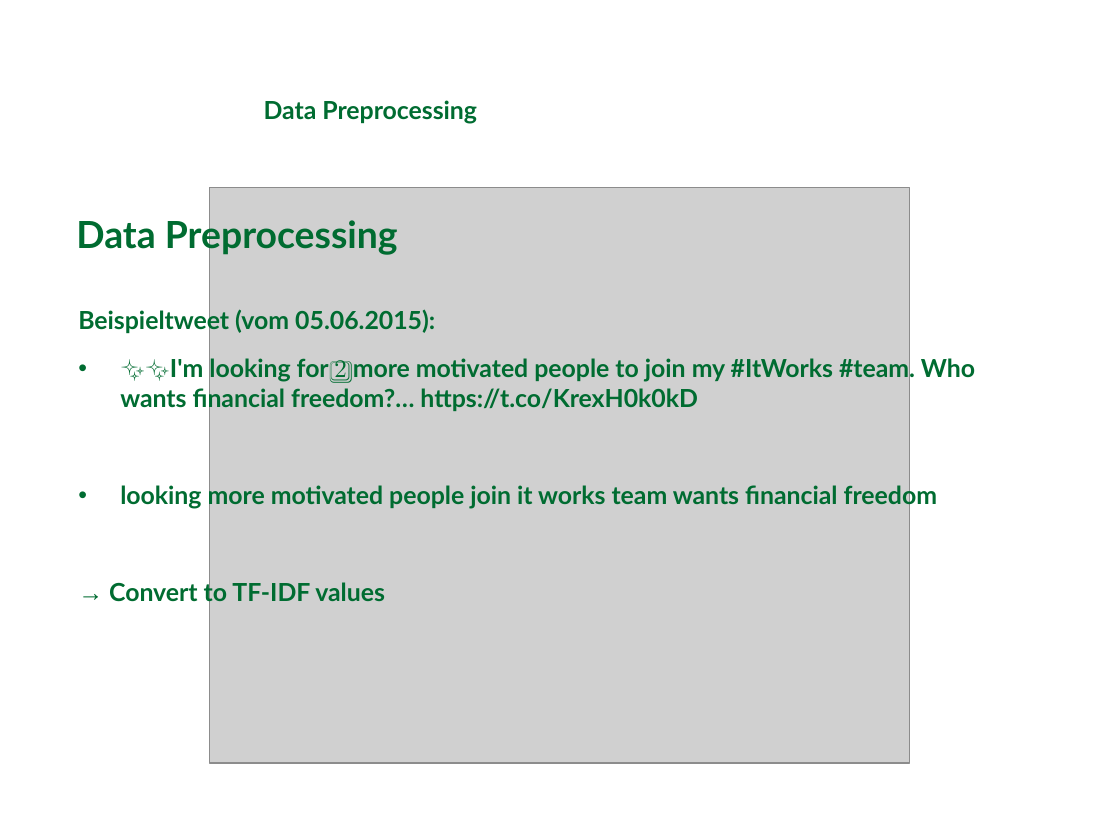
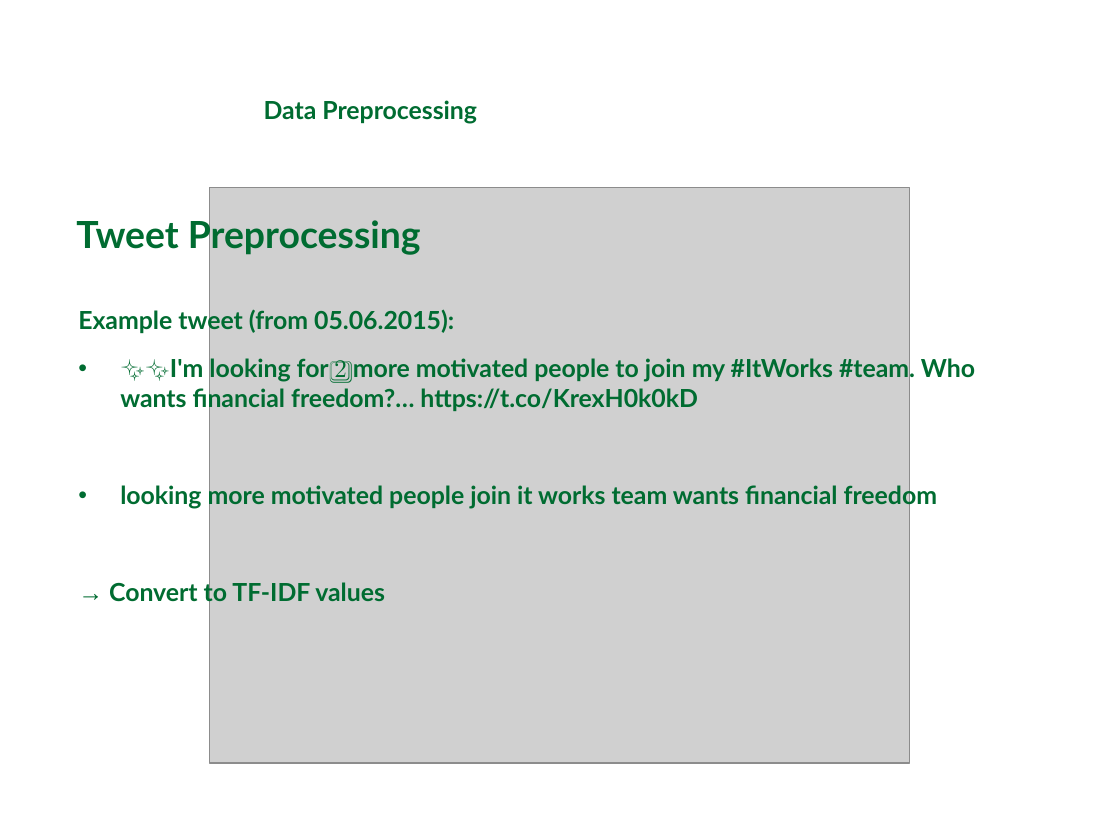
Before and after one commit to michaelprummer/datascience, a slide deck: slide 8 of finalPresentation.ppt. Drawn at 1120x840 pixels with LibreOffice and Linux fonts; fonts in the diff are those of the drawing; grey boxes stand for pictures; background and template pictures are left out. Boxes give left, top, right and bottom in pixels: in the first picture for what was removed or moved away, otherwise in the second. Text is boxed around its words. In the diff, an @@ line names an element or a change of style, - is before the commit and + after.

Commit message:
documentation: preprocessing and clustering

```diff
--- a/finalPresentation.ppt
+++ b/finalPresentation.ppt
@@ text at <box>76,216,421,256</box>: text changed @@
-Data Preprocessing
+Tweet Preprocessing
@@ text at <box>78,308,454,334</box>: text changed @@
-Beispieltweet (vom 05.06.2015):
+Example tweet (from 05.06.2015):
```
Also in this commit, not shown: 1 other slide changed, 1 other file.
